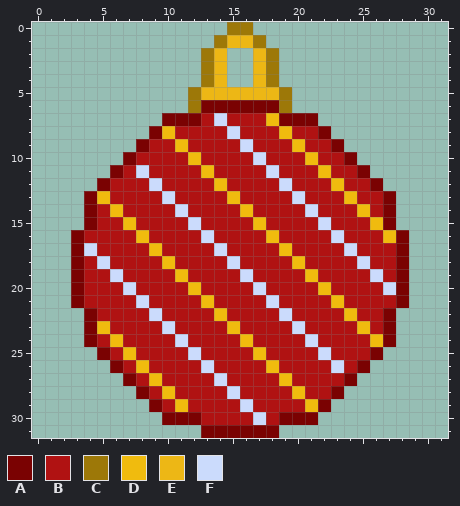
File history of a pixel-art file, Player/playerItemImages/Ornament.aseprite. Above is the file before it was changed.
32x32 pixels, 1 frame.
Palette (. is transparent): A #7a0202  B #b01212  C #9d7808  D #f0bb0e  E #edb715  F #cbdbfc
Pixels before, first column x 3:
 0 ............CC............
 1 ...........CEEC...........
 2 ..........CE..EC..........
 3 ..........CE..EC..........
 4 ..........CE..EC..........
 5 .........CEEEEEEC.........
 6 .........CAAAAAAC.........
 7 .......AAABFBBBDAAA.......
 8 ......ADBBBBFBBBDBBA......
 9 .....ABBDBBBBFBBBDBBA.....
10 ....ABBBBDBBBBFBBBDBBA....
11 ...ABFBBBBDBBBBFBBBDBBA...
12 ..ABBBFBBBBDBBBBFBBBDBBA..
13 .ADBBBBFBBBBDBBBBFBBBDBBA.
14 .ABDBBBBFBBBBDBBBBFBBBDBA.
15 .ABBDBBBBFBBBBDBBBBFBBBDA.
16 ABBBBDBBBBFBBBBDBBBBFBBBDA
17 AFBBBBDBBBBFBBBBDBBBBFBBBA
18 ABFBBBBDBBBBFBBBBDBBBBFBBA
19 ABBFBBBBDBBBBFBBBBDBBBBFBA
20 ABBBFBBBBDBBBBFBBBBDBBBBFA
21 ABBBBFBBBBDBBBBFBBBBDBBBBA
22 .ABBBBFBBBBDBBBBFBBBBDBBA.
23 .ADBBBBFBBBBDBBBBFBBBBDBA.
24 .ABDBBBBFBBBBDBBBBFBBBBDA.
25 ..ABDBBBBFBBBBDBBBBFBBBA..
26 ...ABDBBBBFBBBBDBBBBFBA...
27 ....ABDBBBBFBBBBDBBBBA....
28 .....ABDBBBBFBBBBDBBA.....
29 ......ABDBBBBFBBBBDA......
30 .......AAABBBBFBAAA.......
31 ..........AAAAAA..........
Once edited:
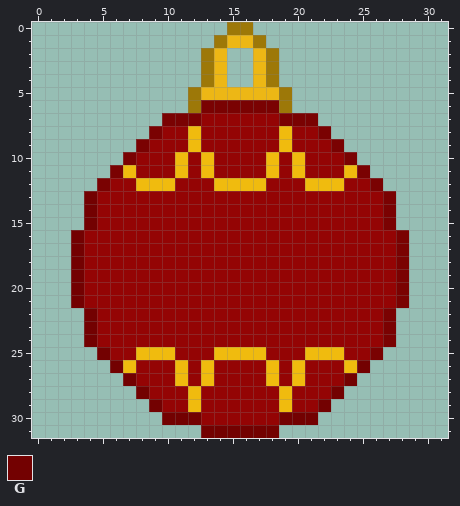
Colours new in this view: G #730101
What changed:
colour B: #b01212 -> #940404
y 7: x 14 F -> B; x 18 D -> B
y 8: x 10 D -> B; x 12 B -> D; x 15 F -> B
y 9: x 11..12 DB -> BD; x 16 F -> B; x 19..20 BD -> DB
y 10: x 11..13 BDB -> DBD; x 17..18 FB -> BD; x 20..21 BD -> DB
y 11: x 7..8 BF -> DB; x 11 B -> D; x 18 F -> D; x 20 B -> D; x 22 D -> B; x 24 B -> D
y 12: x 8..10 BFB -> DDD; x 15..17 BBB -> DDD; x 19 F -> B; x 21..22 BB -> DD
y 13: x 4..5 AD -> GB; x 10 F -> B; x 15 D -> B; x 20 F -> B; x 24 D -> B
y 14: x 4 A -> G; x 6 D -> B; x 11 F -> B; x 16 D -> B; x 21 F -> B; x 25 D -> B
y 15: x 4 A -> G; x 7 D -> B; x 12 F -> B; x 17 D -> B; x 22 F -> B; x 26 D -> B
y 16: x 3 A -> G; x 8 D -> B; x 13 F -> B; x 18 D -> B; x 23 F -> B; x 27 D -> B
y 17: x 3..4 AF -> GB; x 9 D -> B; x 14 F -> B; x 19 D -> B; x 24 F -> B
y 18: x 3 A -> G; x 5 F -> B; x 10 D -> B; x 15 F -> B; x 20 D -> B; x 25 F -> B
y 19: x 3 A -> G; x 6 F -> B; x 11 D -> B; x 16 F -> B; x 21 D -> B; x 26 F -> B
y 20: x 3 A -> G; x 7 F -> B; x 12 D -> B; x 17 F -> B; x 22 D -> B; x 27 F -> B
y 21: x 3 A -> G; x 8 F -> B; x 13 D -> B; x 18 F -> B; x 23 D -> B
y 22: x 4 A -> G; x 9 F -> B; x 14 D -> B; x 19 F -> B; x 24 D -> B
y 23: x 4..5 AD -> GB; x 10 F -> B; x 15 D -> B; x 20 F -> B; x 25 D -> B
y 24: x 4 A -> G; x 6 D -> B; x 11 F -> B; x 16 D -> B; x 21 F -> B; x 26 D -> B
y 25: x 5 A -> G; x 7..10 DBBB -> BDDD; x 12 F -> B; x 14..16 BBB -> DDD; x 21..23 BFB -> DDD
y 26: x 6..8 ABD -> GDB; x 11 B -> D; x 13 F -> D; x 20 B -> D; x 23..25 FBA -> BDG
y 27: x 7 A -> G; x 9 D -> B; x 11 B -> D; x 13..14 BF -> DB; x 18..20 BDB -> DBD; x 24 A -> G
y 28: x 8 A -> G; x 10 D -> B; x 12 B -> D; x 15 F -> B; x 19..20 BD -> DB; x 23 A -> G
y 29: x 9 A -> G; x 11..12 DB -> BD; x 16 F -> B; x 19 B -> D; x 21..22 DA -> BG
y 30: x 10..12 AAA -> GGG; x 17 F -> B; x 19..21 AAA -> GGG
y 31: x 13..18 AAAAAA -> GGGGGG
Pixel boxes of the changes (left, top, right, bottom) in both pictures:
changed: (71, 113, 396, 438)
